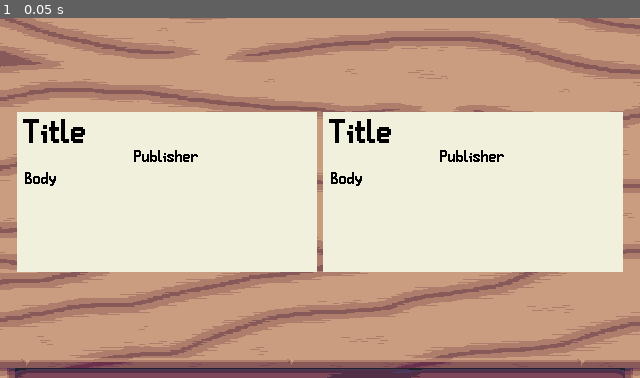
Above: before the commit, frame 1.
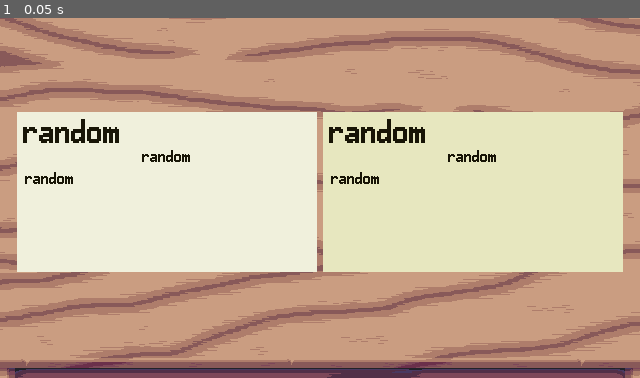
Above: after the commit, the same moment.

Repository: AverageStardust/the-count-is-down
Game: Godot game, scene res://desk.tscn
The game is run twice, just before and just after one commit, with the same random seed, the same clock (stepped at 60 frames per second) and the same inputs. The engine's default icon, where the game draws it, is replaced by a stand-in: a white triangle on a blue panel in a dark square.
Inputs:
- Up to frame 1 (0.05 s): no input

The runs differ from the first frame. In frame 1, 21% of the frame differs, in the area x 3-98%, y 26-71%.
Error before the commit: Invalid assignment of property or key 'text' with value of type 'String' on a base object of type 'Nil'. (res://scripts/newspaperClipping.gd:9)

Commit message:
allow documents to be uneditable

Diff:
--- a/desk.tscn
+++ b/desk.tscn
@@ -53,6 +53,7 @@
 
 [node name="NewsPaperClipping" parent="DeskTexture/Desk/DeskTop/Original" unique_id=1500786714 instance=ExtResource("2_se7ci")]
 layout_mode = 2
+editable = false
 
 [node name="Forgery" type="CenterContainer" parent="DeskTexture/Desk/DeskTop" unique_id=681378643]
 layout_mode = 2
--- a/documents/newspaperClipping.tscn
+++ b/documents/newspaperClipping.tscn
@@ -10,6 +10,7 @@
 custom_minimum_size = Vector2(300, 160)
 offset_right = 256.0
 offset_bottom = 160.0
+theme = ExtResource("2_v4hx1")
 theme_override_styles/panel = SubResource("StyleBoxFlat_gvgps")
 script = ExtResource("1_r8a8a")
 
@@ -19,7 +20,6 @@
 offset_top = 6.0
 offset_right = 294.0
 offset_bottom = 38.0
-theme = ExtResource("2_v4hx1")
 theme_override_font_sizes/font_size = 30
 text = "Title"
 
@@ -29,7 +29,6 @@
 offset_top = 38.0
 offset_right = 246.0
 offset_bottom = 54.0
-theme = ExtResource("2_v4hx1")
 text = "Publisher"
 alignment = 1
 
--- a/scripts/document.gd
+++ b/scripts/document.gd
@@ -3,3 +3,6 @@
 
 func get_fields() -> Array[DocumentField]:
 	return [] # abstract
+
+func set_editable(set_editable: bool) -> void:
+	pass # abstract
--- a/scripts/documentField.gd
+++ b/scripts/documentField.gd
@@ -10,6 +10,10 @@
 var content: String
 var type: FieldType
 
+static func random_content(type: FieldType) -> String:
+	# pick random content
+	return "random"
+
 func _init(_content: String, _type: FieldType) -> void:
 	content = _content
 	type = _type
--- a/scripts/newspaperClipping.gd
+++ b/scripts/newspaperClipping.gd
@@ -5,13 +5,39 @@
 @onready var publisher: LineEdit = $Publisher
 @onready var body: TextEdit = $Body
 
-func _init() -> void:
-	title.text = "Random Title"
-	publisher.text = "Random Publisher"
-	body.text = "Random Body"
+@export var editable = true: set = set_editable
+
+func _ready() -> void:
+	title.text = DocumentField.random_content(DocumentField.FieldType.NEWSPAPER_TITLE)
+	publisher.text = DocumentField.random_content(DocumentField.FieldType.NEWSPAPER_PUBLISHER)
+	body.text = DocumentField.random_content(DocumentField.FieldType.NEWSPAPER_BODY)
+
+	set_editable(editable)
 
 func get_fields() -> Array[DocumentField]:
 	return [
 		DocumentField.new(title.text, DocumentField.FieldType.NEWSPAPER_TITLE),
 		DocumentField.new(publisher.text, DocumentField.FieldType.NEWSPAPER_PUBLISHER),
 		DocumentField.new(body.text, DocumentField.FieldType.NEWSPAPER_BODY)]
+
+func set_editable(editable: bool) -> void:
+	if not is_node_ready():
+		await ready
+
+	if editable:
+		modulate = Color(0.96, 0.96, 0.87)
+	else:
+		modulate = Color.WHITE
+
+	title.editable = editable
+	title.selecting_enabled = editable
+	title.focus_mode = FOCUS_ALL if editable else FOCUS_NONE
+
+	publisher.editable = editable
+	publisher.selecting_enabled = editable
+	publisher.focus_mode = FOCUS_ALL if editable else FOCUS_NONE
+
+	body.editable = editable
+	body.selecting_enabled = editable
+	body.focus_mode = FOCUS_ALL if editable else FOCUS_NONE
+	body.mouse_behavior_recursive = MOUSE_BEHAVIOR_INHERITED if editable else MOUSE_BEHAVIOR_DISABLED
--- a/themes/handwriting.tres
+++ b/themes/handwriting.tres
@@ -2,13 +2,15 @@
 
 [ext_resource type="FontFile" uid="uid://r5gyodi8bgg5" path="res://art/vanHelsing.ttf" id="1_n6cft"]
 
-[sub_resource type="StyleBoxEmpty" id="StyleBoxEmpty_u04nx"]
+[sub_resource type="StyleBoxFlat" id="StyleBoxFlat_oxcfv"]
+bg_color = Color(0, 0, 0, 0.047058824)
 
 [sub_resource type="StyleBoxEmpty" id="StyleBoxEmpty_0x6nt"]
 
 [sub_resource type="StyleBoxEmpty" id="StyleBoxEmpty_33gkk"]
 
-[sub_resource type="StyleBoxEmpty" id="StyleBoxEmpty_o2pu8"]
+[sub_resource type="StyleBoxFlat" id="StyleBoxFlat_0tfap"]
+bg_color = Color(0, 0, 0, 0.047058824)
 
 [sub_resource type="StyleBoxEmpty" id="StyleBoxEmpty_j7rfw"]
 
@@ -17,19 +19,22 @@
 [sub_resource type="StyleBoxEmpty" id="StyleBoxEmpty_oxcfv"]
 
 [resource]
-LineEdit/colors/font_color = Color(0, 0, 0, 1)
-LineEdit/colors/font_uneditable_color = Color(0, 0, 0, 1)
+LineEdit/colors/caret_color = Color(0, 0, 0, 1)
+LineEdit/colors/font_color = Color(0.1167031, 0.11160522, 0.1709061, 1)
+LineEdit/colors/font_uneditable_color = Color(0.11764706, 0.10980392, 0.17254902, 1)
 LineEdit/font_sizes/font_size = 15
 LineEdit/fonts/font = ExtResource("1_n6cft")
-LineEdit/styles/focus = SubResource("StyleBoxEmpty_u04nx")
+LineEdit/styles/focus = SubResource("StyleBoxFlat_oxcfv")
 LineEdit/styles/normal = SubResource("StyleBoxEmpty_0x6nt")
 LineEdit/styles/read_only = SubResource("StyleBoxEmpty_33gkk")
 TextEdit/colors/background_color = Color(0, 0, 0, 0)
-TextEdit/colors/font_color = Color(0, 0, 0, 1)
+TextEdit/colors/caret_color = Color(0, 0, 0, 1)
+TextEdit/colors/font_color = Color(0.11764706, 0.10980392, 0.17254902, 1)
+TextEdit/colors/font_readonly_color = Color(0.11764706, 0.10980392, 0.17254902, 1)
 TextEdit/constants/line_spacing = 1
 TextEdit/font_sizes/font_size = 15
 TextEdit/fonts/font = ExtResource("1_n6cft")
-TextEdit/styles/focus = SubResource("StyleBoxEmpty_o2pu8")
+TextEdit/styles/focus = SubResource("StyleBoxFlat_0tfap")
 TextEdit/styles/normal = SubResource("StyleBoxEmpty_j7rfw")
 TextEdit/styles/read_only = SubResource("StyleBoxEmpty_jxcoe")
 VScrollBar/styles/scroll = SubResource("StyleBoxEmpty_oxcfv")
--- a/themes/print.tres
+++ b/themes/print.tres
@@ -2,13 +2,15 @@
 
 [ext_resource type="FontFile" uid="uid://yg0yk77rhxv8" path="res://art/bandywoodNeo.ttf" id="1_0tfap"]
 
-[sub_resource type="StyleBoxEmpty" id="StyleBoxEmpty_u04nx"]
+[sub_resource type="StyleBoxFlat" id="StyleBoxFlat_se7ci"]
+bg_color = Color(0, 0, 0, 0.047058824)
 
 [sub_resource type="StyleBoxEmpty" id="StyleBoxEmpty_0x6nt"]
 
 [sub_resource type="StyleBoxEmpty" id="StyleBoxEmpty_33gkk"]
 
-[sub_resource type="StyleBoxEmpty" id="StyleBoxEmpty_o2pu8"]
+[sub_resource type="StyleBoxFlat" id="StyleBoxFlat_0tfap"]
+bg_color = Color(0, 0, 0, 0.047058824)
 
 [sub_resource type="StyleBoxEmpty" id="StyleBoxEmpty_j7rfw"]
 
@@ -17,19 +19,22 @@
 [sub_resource type="StyleBoxEmpty" id="StyleBoxEmpty_lfnlm"]
 
 [resource]
-LineEdit/colors/font_color = Color(0, 0, 0, 1)
-LineEdit/colors/font_uneditable_color = Color(0, 0, 0, 1)
+LineEdit/colors/caret_color = Color(0, 0, 0, 1)
+LineEdit/colors/font_color = Color(0.09773984, 0.087633066, 0.02873019, 1)
+LineEdit/colors/font_uneditable_color = Color(0.09803922, 0.08627451, 0.02745098, 1)
 LineEdit/font_sizes/font_size = 15
 LineEdit/fonts/font = ExtResource("1_0tfap")
-LineEdit/styles/focus = SubResource("StyleBoxEmpty_u04nx")
+LineEdit/styles/focus = SubResource("StyleBoxFlat_se7ci")
 LineEdit/styles/normal = SubResource("StyleBoxEmpty_0x6nt")
 LineEdit/styles/read_only = SubResource("StyleBoxEmpty_33gkk")
 TextEdit/colors/background_color = Color(0, 0, 0, 0)
-TextEdit/colors/font_color = Color(0, 0, 0, 1)
+TextEdit/colors/caret_color = Color(0, 0, 0, 1)
+TextEdit/colors/font_color = Color(0.09803922, 0.08627451, 0.02745098, 1)
+TextEdit/colors/font_readonly_color = Color(0.09803922, 0.08627451, 0.02745098, 1)
 TextEdit/constants/line_spacing = 1
 TextEdit/font_sizes/font_size = 15
 TextEdit/fonts/font = ExtResource("1_0tfap")
-TextEdit/styles/focus = SubResource("StyleBoxEmpty_o2pu8")
+TextEdit/styles/focus = SubResource("StyleBoxFlat_0tfap")
 TextEdit/styles/normal = SubResource("StyleBoxEmpty_j7rfw")
 TextEdit/styles/read_only = SubResource("StyleBoxEmpty_jxcoe")
 VScrollBar/styles/scroll = SubResource("StyleBoxEmpty_lfnlm")
